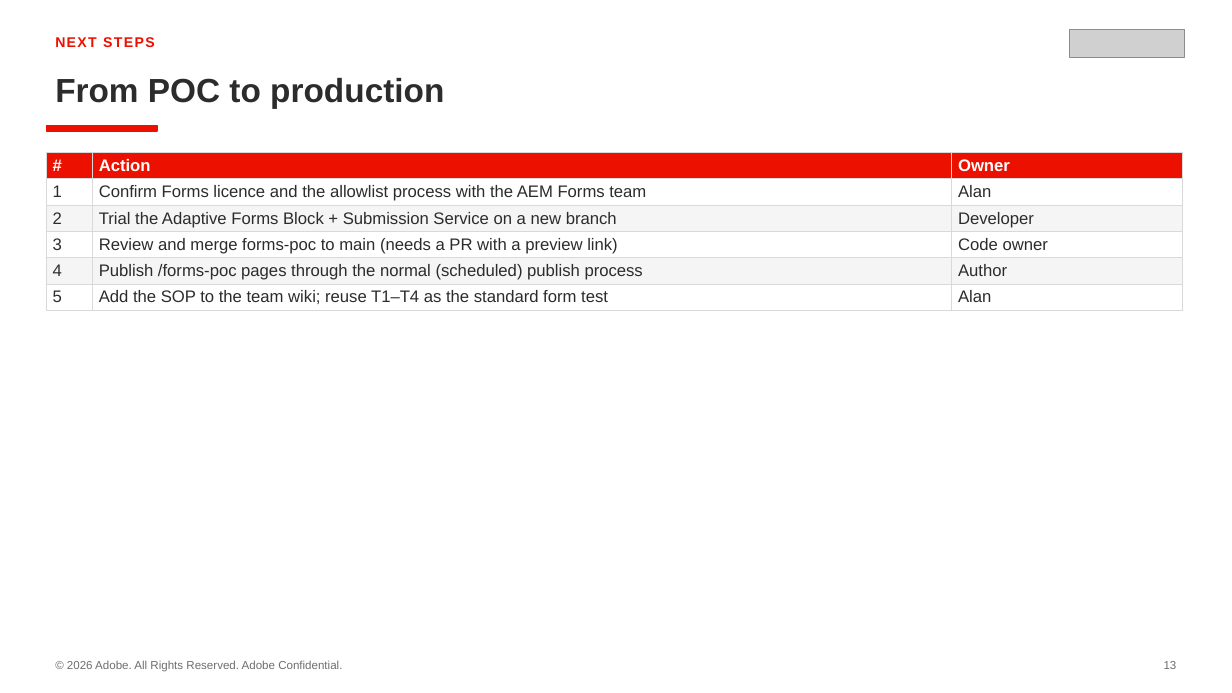
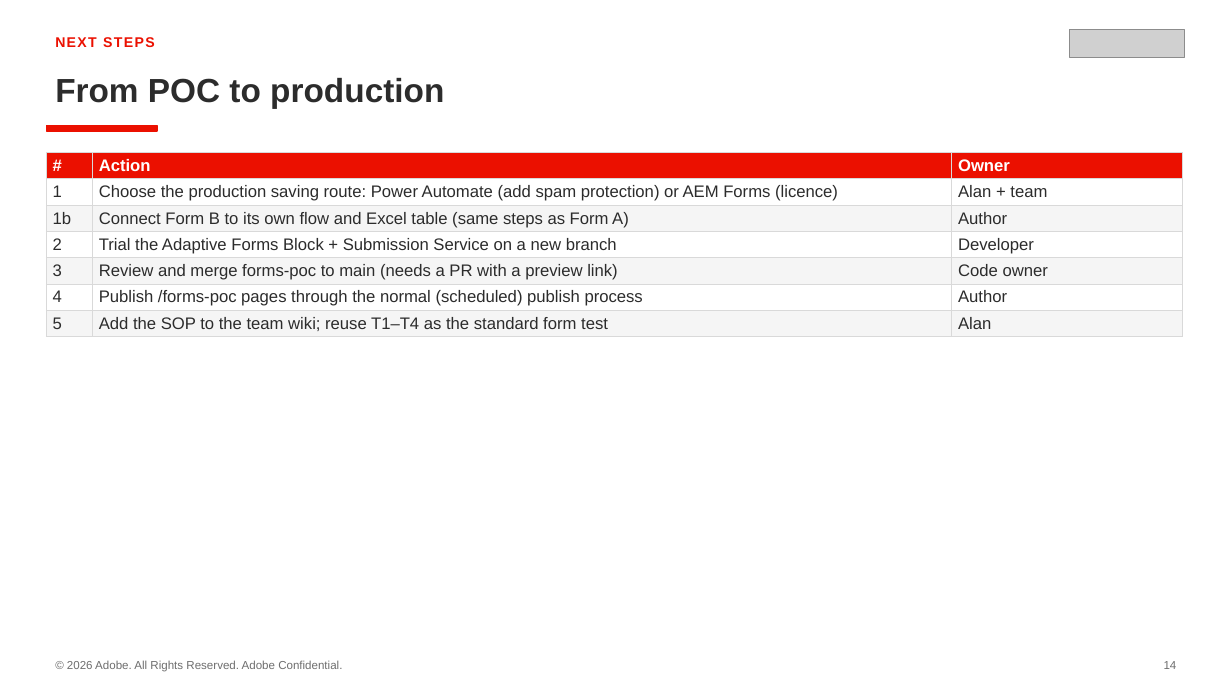
Before and after one commit to ARAJI-ADOBE/bv-poc-wknd-aln, a slide deck: slide 14 of testing/forms/Forms-POC-DA-vs-Ema.pptx (slide 13 before the commit). Drawn at 1232x693 pixels with LibreOffice and Linux fonts; fonts in the diff are those of the drawing; grey boxes stand for pictures. Boxes give left, top, right and bottom in pixels: in the first picture for what was removed or moved away, otherwise in the second. Text is boxed around its words. In the diff, an @@ line names an element or a change of style, - is before the commit and + after.

Commit message:
Update 14 files
Automated migration updates generated by Experience Modernization Agent.

Changed files: 14

```diff
--- a/testing/forms/Forms-POC-DA-vs-Ema.pptx
+++ b/testing/forms/Forms-POC-DA-vs-Ema.pptx
@@ table at bbox=[46, 152, 1183, 335] @@
-row 2: 1 | Confirm Forms licence and the allowlist process with the AEM Forms team | Alan
+row 2: 1 | Choose the production saving route: Power Automate (add spam protection) or AEM Forms (licence) | Alan + team
+row 3: 1b | Connect Form B to its own flow and Excel table (same steps as Form A) | Author
@@ text at bbox=[1164, 661, 1177, 669]: text changed @@
-13
+14
```
Also in this commit, not shown: 9 other slides changed, 2 slides added, 1 slide removed, 13 other files.
